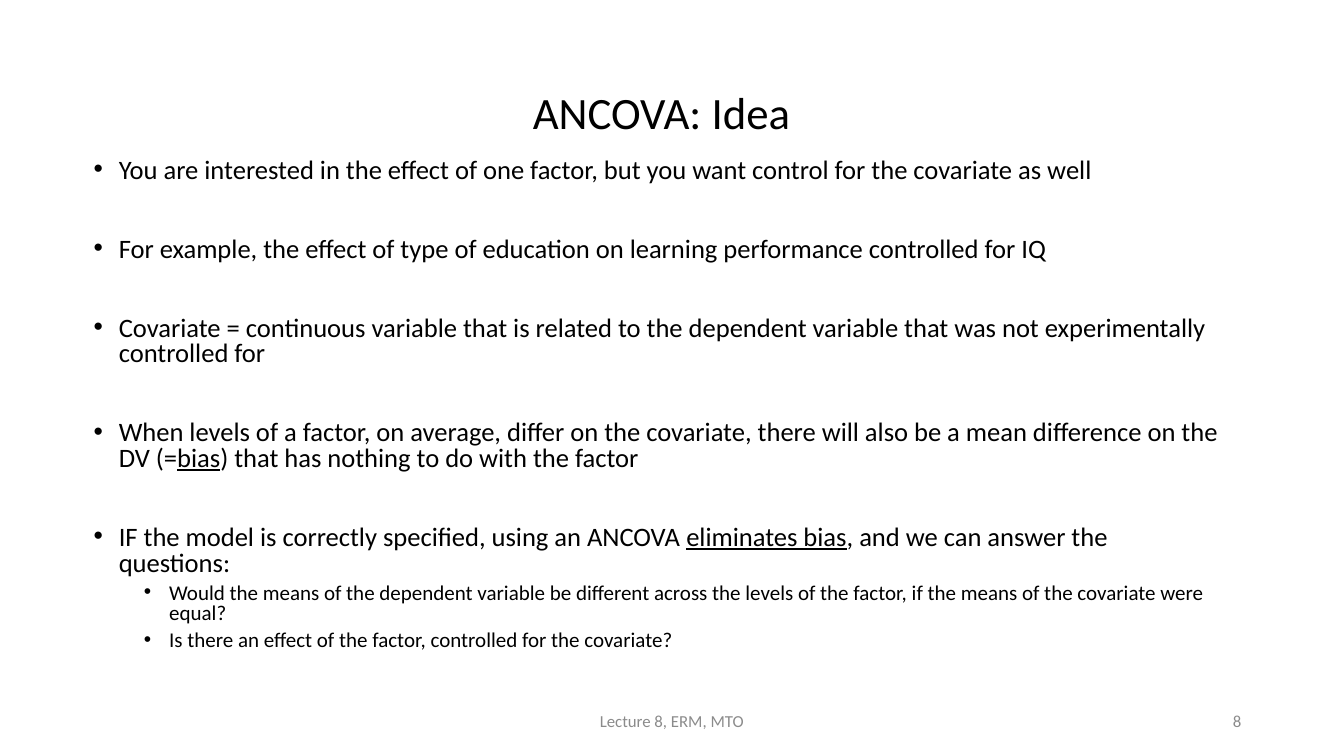
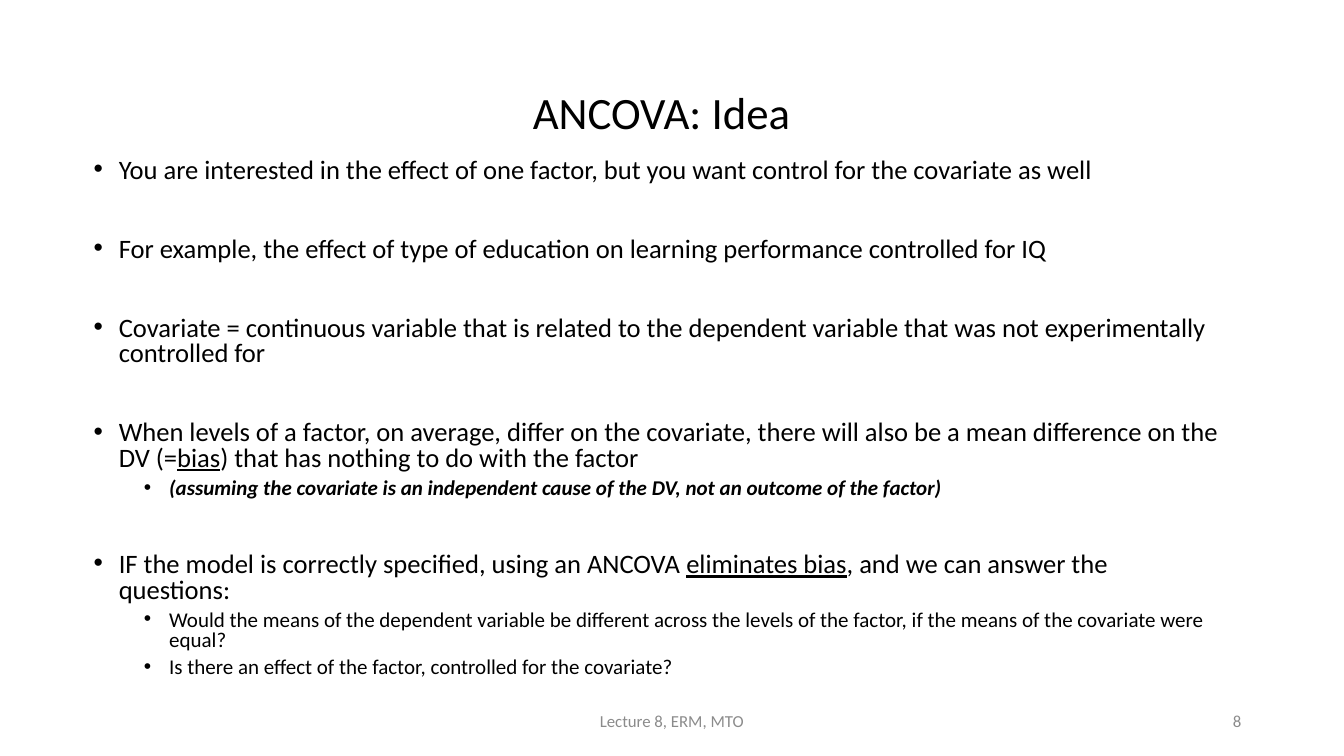
Before and after one commit to cjvanlissa/erm, a slide deck: slide 8 of HC08/HC8_EN.pptx. Drawn at 1344x756 pixels with LibreOffice and Linux fonts; fonts in the diff are those of the drawing. Boxes give left, top, right and bottom in pixels: in the first picture for what was removed or moved away, otherwise in the second. Text is boxed around its words. In the diff, an @@ line names an element or a change of style, - is before the commit and + after.

Commit message:
update slides

```diff
--- a/HC08/HC8_EN.pptx
+++ b/HC08/HC8_EN.pptx
@@ text at bbox=[169, 479, 941, 499]: paragraph added @@
+  • (assuming the covariate is an independent cause of the DV, not an outcome of the factor)
```
